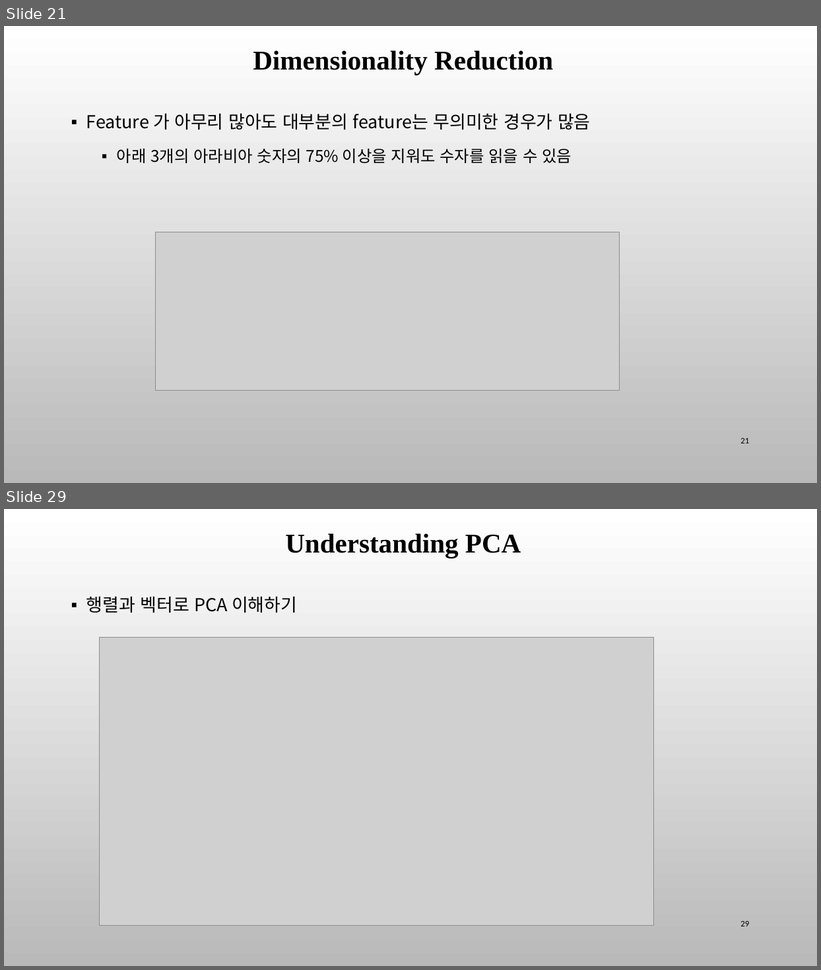
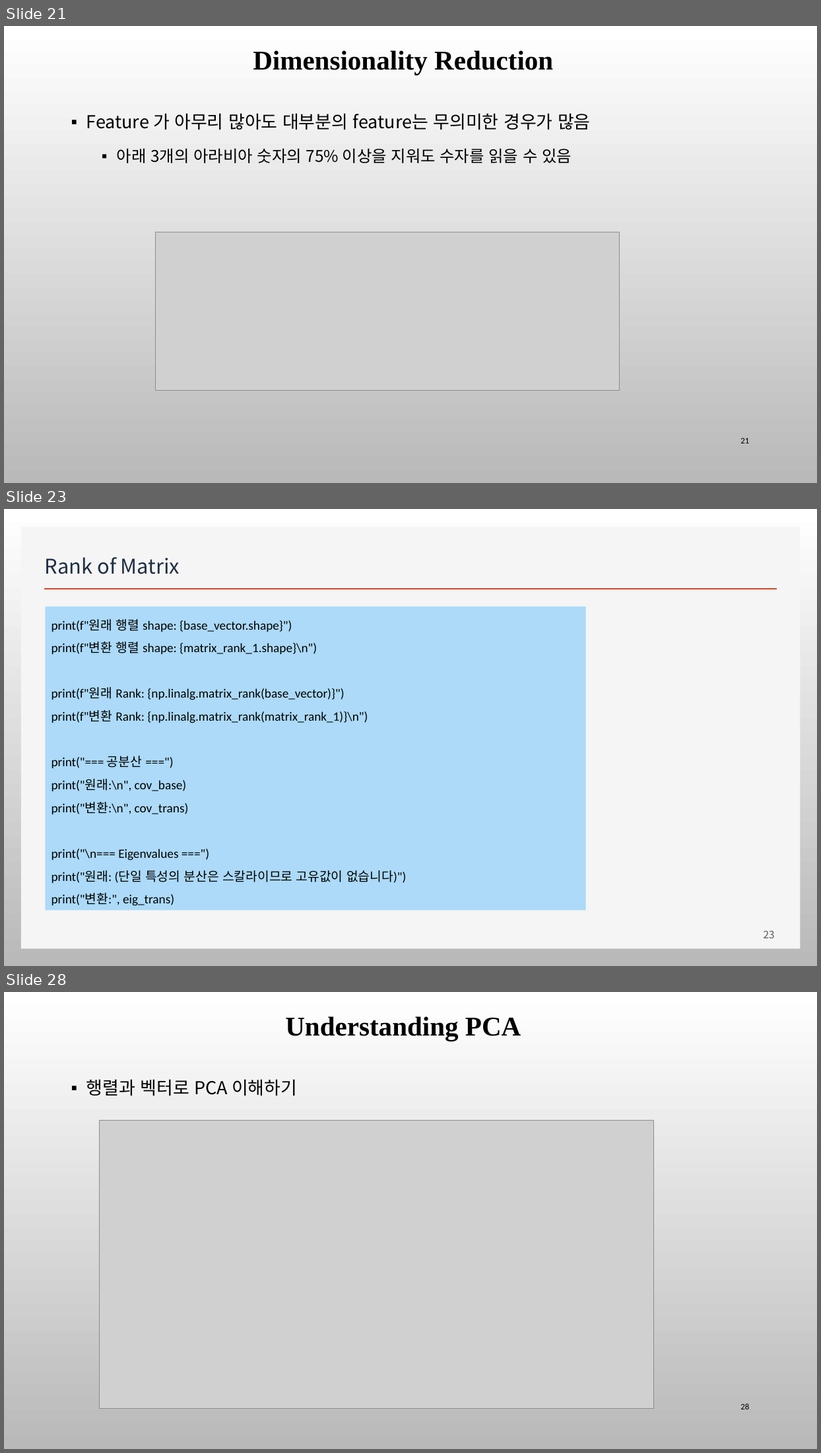
Before and after one commit to ancestor9/mathematics-for-machine-learning, a slide deck: Linear_Algebra/w5_PCA_linear_transformation.pptx. Shown one above the other, each under a label of ours: slides 21 and 29 before the commit, slides 21, 23 and 28 after it; the slides between them are not shown. The pictures are 821x970 and 821x1453 pixels, drawn with LibreOffice and Linux fonts; fonts in the diff are those of the drawing; grey boxes stand for pictures; background and template pictures are left out. Boxes give left, top, right and bottom in pixels: in the first picture for what was removed or moved away, otherwise in the second. Text is boxed around its words. In the diff, an @@ line names an element or a change of style, - is before the commit and + after.

```diff
--- a/Linear_Algebra/w5_PCA_linear_transformation.pptx
+++ b/Linear_Algebra/w5_PCA_linear_transformation.pptx
@@ slide 23 added at bbox=[4, 509, 817, 966], background picture (left out) @@
@@ rectangle added at bbox=[21, 527, 801, 949], fill #F5F5F5 @@
@@ title added at bbox=[45, 557, 180, 574], 24 pt, text #1F2E41 @@
+Rank of Matrix
@@ line added from (44, 589) to (777, 589), #D24726 2 pt @@
@@ rectangle added at bbox=[46, 607, 587, 910], fill #ACDAF8, 15 pt, text #000000 @@
+print(f"원래 행렬 shape: {base_vector.shape}")
+print(f"변환 행렬 shape: {matrix_rank_1.shape}\n")
+print(f"원래 Rank: {np.linalg.matrix_rank(base_vector)}")
+print(f"변환 Rank: {np.linalg.matrix_rank(matrix_rank_1)}\n")
+print("=== 공분산 ===")
+print("원래:\n", cov_base)
+print("변환:\n", cov_trans)
+print("\n=== Eigenvalues ===")
+print("원래: (단일 특성의 분산은 스칼라이므로 고유값이 없습니다)")
+print("변환:", eig_trans)
@@ page number added at bbox=[764, 931, 775, 939], 12 pt, text #595959 @@
+23
@@ what was slide 29 is now slide 28 @@
@@ page number at bbox=[741, 1404, 749, 1410]: text changed @@
-29
+28
```
Also in this commit, not shown: 6 other slides added, 1 other file.
